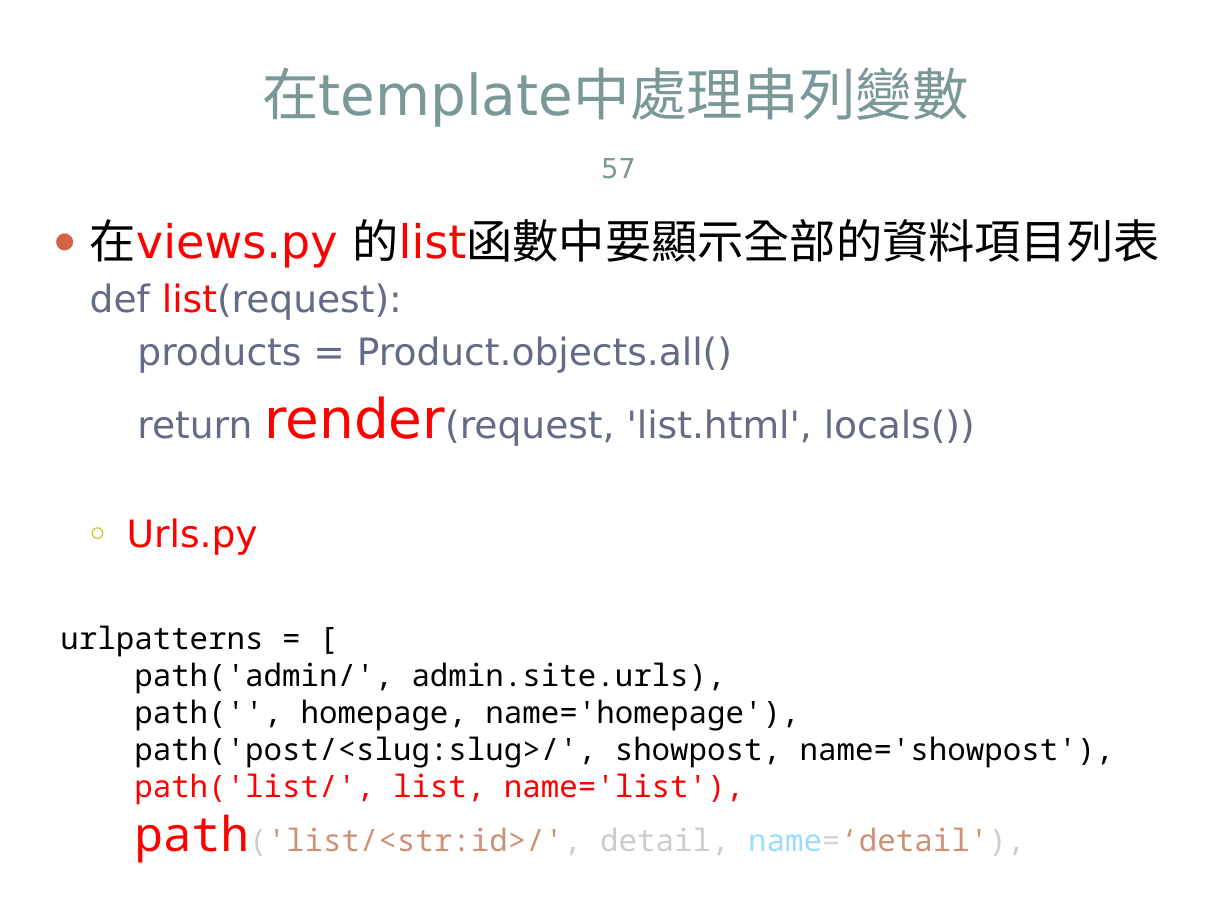
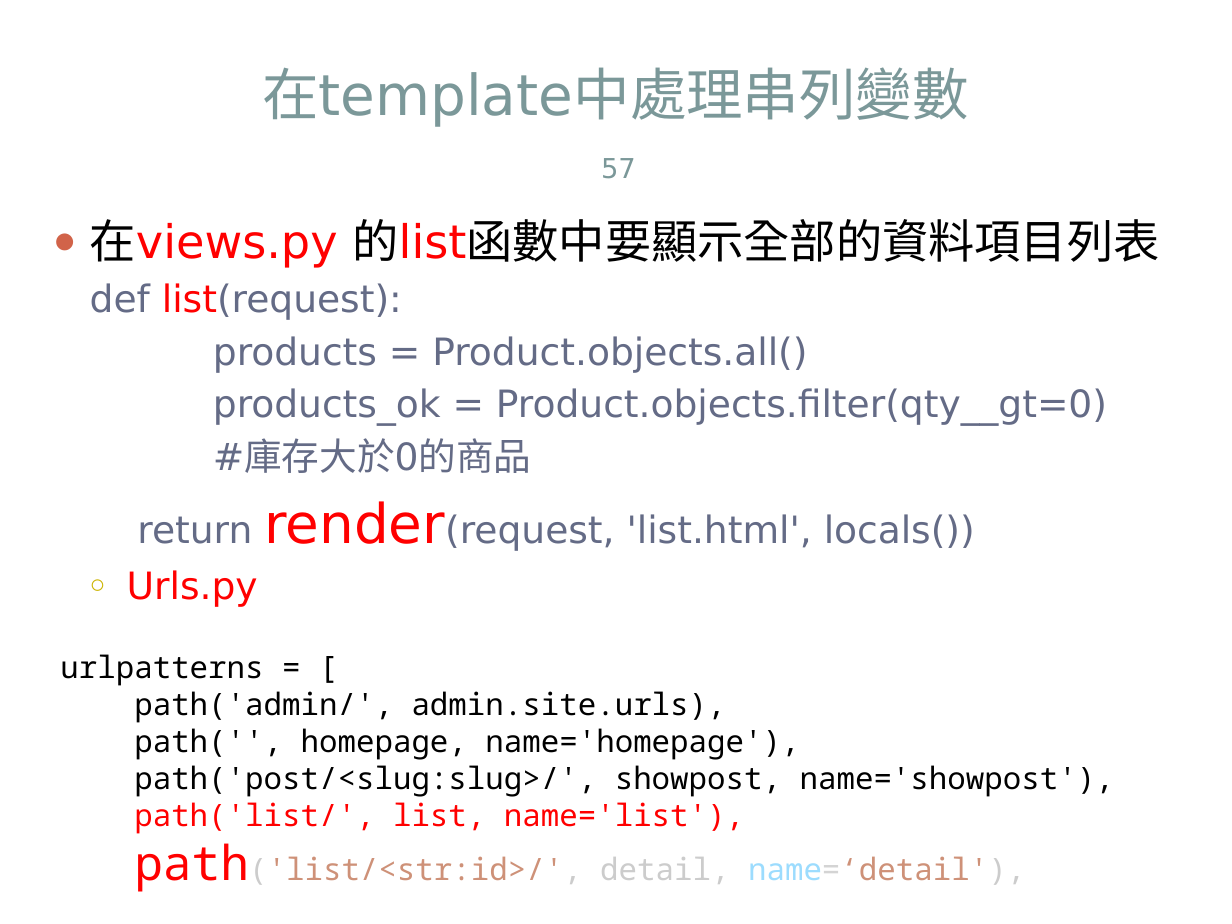
Before and after one commit to jacktea88/406django, a slide deck: slide 57 of ch04/Django4-ch04-1015.pptx. Drawn at 1232x924 pixels with LibreOffice and Linux fonts; fonts in the diff are those of the drawing. Boxes give left, top, right and bottom in pixels: in the first picture for what was removed or moved away, otherwise in the second. Text is boxed around its words. In the diff, an @@ line names an element or a change of style, - is before the commit and + after.

```diff
--- a/ch04/Django4-ch04-1015.pptx
+++ b/ch04/Django4-ch04-1015.pptx
@@ text at (213,388,1107,473): paragraphs added @@
+  products_ok = Product.objects.filter(qty__gt=0)
+  #庫存大於0的商品
@@ text "urlpatterns = [": place and size @@
-text "urlpatterns = [" at (60,625,1114,863)
+text "urlpatterns = [" at (60,654,1114,892)
```
Also in this commit, not shown: 4 other slides changed.
